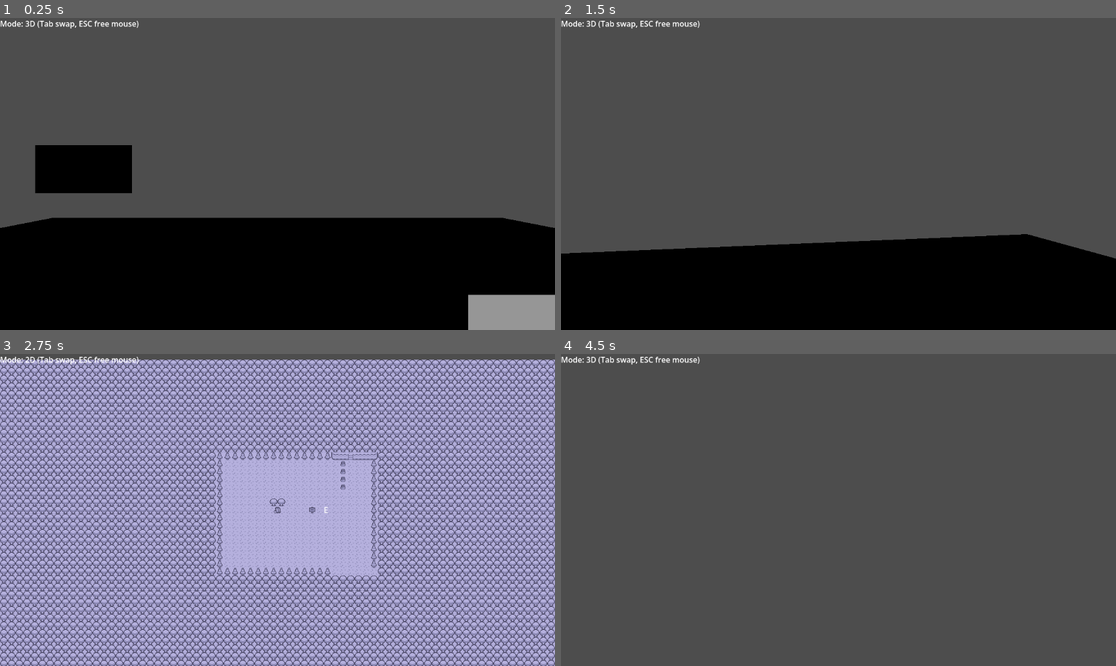
Above: before the commit, frames 1-4 (two rows, left to right).
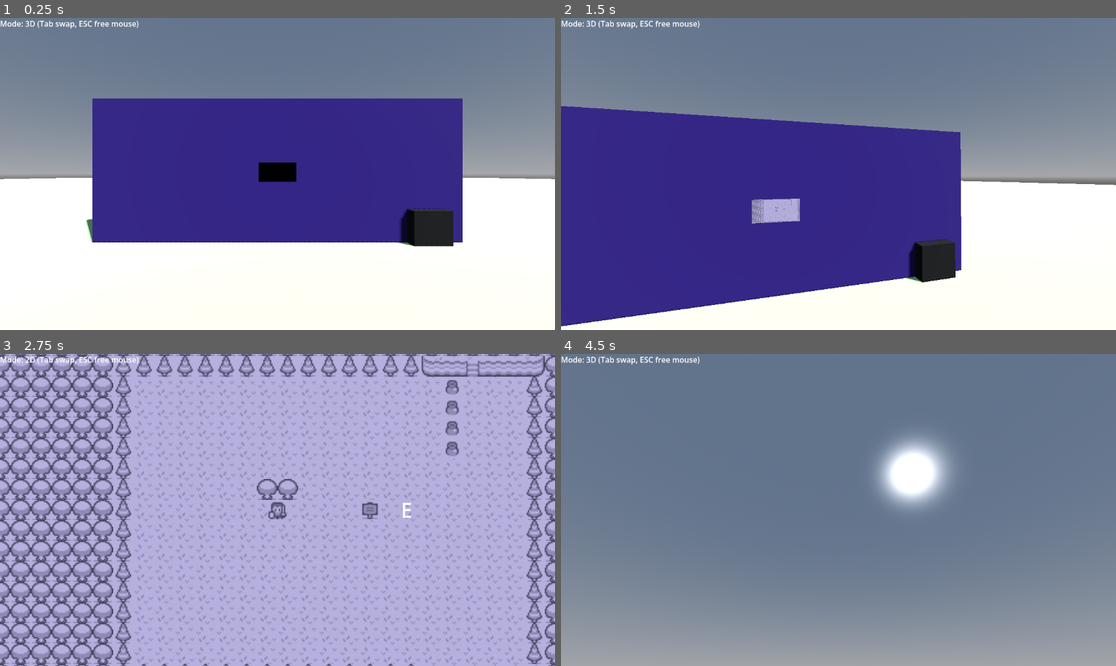
Above: after the commit, the same moments.

Repository: rpeky/Game-Engine-Demo-Presentation-
Game: Godot game, scene res://Root.tscn
The game is run twice, just before and just after one commit, with the same random seed, the same clock (stepped at 60 frames per second) and the same inputs.
Inputs (mouse positions are in pixels of both pictures, inside the frame that each line leads up to):
- Up to frame 1 (0.25 s): no input
- Up to frame 2 (1.5 s): tap Enter at 0.5 s; move the mouse to (866, 174) at 0.52 s; hold Up (move_fwd) 0.53-1.28 s; hold E (interact) 0.53-1.28 s; tap Space (jump) at 0.77, 1.25 s; tap Tab (toggle) at 0.8, 1.35 s; move the mouse to (727, 189) at 1.27 s; hold Down (move_back) from 1.28 s (still down); click (727, 189) at 1.42 s
- Up to frame 3 (2.75 s): tap Space (jump) at 1.52 s; tap E (interact) at 1.55 s; move the mouse to (288, 503) at 2.02 s; release Down (move_back) at 2.03 s; hold Up (move_fwd) from 2.03 s (still down); hold E (interact) from 2.03 s (still down); tap Tab (toggle) at 2.3 s
- Up to frame 4 (4.5 s): tap Enter at 2.75 s; move the mouse to (810, 572) at 2.77 s; release E (interact) at 2.78 s; tap Tab (toggle) at 2.85, 3.8, 4.35 s; click (810, 572) at 2.92 s; tap Space (jump) at 3.02, 3.77, 4.25 s; tap E (interact) at 3.05 s; move the mouse to (877, 513) at 3.52 s; hold E (interact) 3.53-4.28 s; move the mouse to (672, 463) at 4.27 s; release Up (move_fwd) at 4.28 s; hold Left (move_left) from 4.28 s (still down); click (672, 463) at 4.42 s

The runs differ from the first frame. In frame 1, 100% of the frame differs, in the area x 0-100%, y 0-100%; in frame 2, 100%; in frame 3, 54%; in frame 4, 100%.

Commit message:
for presentation, left with updating documentation

Diff:
--- a/2Dview.tscn
+++ b/2Dview.tscn
@@ -218,7 +218,7 @@
 [node name="Somewall" type="StaticBody2D" parent="Obstacle" unique_id=648393832]
 
 [node name="CollisionShape2D" type="CollisionShape2D" parent="Obstacle/Somewall" unique_id=400095031]
-position = Vector2(22, -120)
+position = Vector2(16, -40)
 shape = SubResource("RectangleShape2D_sexlq")
 
 [node name="Somewall2" type="StaticBody2D" parent="Obstacle" unique_id=1354168989]
--- a/3Dview.tscn
+++ b/3Dview.tscn
@@ -2,27 +2,59 @@
 
 [ext_resource type="Script" uid="uid://d275aa1ys7l3r" path="res://scripts/character.gd" id="1_1ehhs"]
 [ext_resource type="Script" uid="uid://cd4cfh71wrqhv" path="res://scripts/togglescript.gd" id="2_xsyhy"]
+
+[sub_resource type="ProceduralSkyMaterial" id="ProceduralSkyMaterial_1ehhs"]
+
+[sub_resource type="Sky" id="Sky_xsyhy"]
+sky_material = SubResource("ProceduralSkyMaterial_1ehhs")
+
+[sub_resource type="Environment" id="Environment_xvw5a"]
+background_mode = 2
+sky = SubResource("Sky_xsyhy")
+ambient_light_source = 3
+ambient_light_energy = 1.3
 
 [sub_resource type="CapsuleShape3D" id="CapsuleShape3D_v6fje"]
 radius = 0.4
 height = 1.5
 
 [sub_resource type="BoxMesh" id="BoxMesh_1k5vq"]
-size = Vector3(20, 1, 20)
+size = Vector3(200, 1, 200)
+
+[sub_resource type="StandardMaterial3D" id="StandardMaterial3D_1ehhs"]
+albedo_color = Color(0.6901961, 0.92156863, 0.5921569, 1)
 
 [sub_resource type="BoxShape3D" id="BoxShape3D_1ehhs"]
-size = Vector3(20, 1, 20)
+size = Vector3(200, 1, 200)
 
 [sub_resource type="BoxMesh" id="BoxMesh_xsyhy"]
+size = Vector3(10, 5, 1)
+
+[sub_resource type="StandardMaterial3D" id="StandardMaterial3D_xsyhy"]
+albedo_color = Color(0.14117648, 0.06666667, 0.39215687, 1)
 
 [sub_resource type="BoxShape3D" id="BoxShape3D_xvw5a"]
+size = Vector3(10, 5, 1)
+
+[sub_resource type="BoxMesh" id="BoxMesh_1ehhs"]
+
+[sub_resource type="ORMMaterial3D" id="ORMMaterial3D_xsyhy"]
+albedo_color = Color(0, 0, 0, 1)
+
+[sub_resource type="BoxShape3D" id="BoxShape3D_i1wse"]
 
 [sub_resource type="PlaneMesh" id="PlaneMesh_i1wse"]
 size = Vector2(1, 0.5)
 
 [node name="3Dview" type="Node3D" unique_id=1894227377]
 
+[node name="WorldEnvironment" type="WorldEnvironment" parent="." unique_id=1284179925]
+environment = SubResource("Environment_xvw5a")
+
 [node name="DirectionalLight3D" type="DirectionalLight3D" parent="." unique_id=67763184]
+transform = Transform3D(0.70710677, -0.49999997, 0.49999997, 0, 0.70710677, 0.70710677, -0.70710677, -0.49999997, 0.49999997, 0, 5, 5)
+light_energy = 1.5
+shadow_enabled = true
 
 [node name="Character" type="CharacterBody3D" parent="." unique_id=1670697758]
 floor_snap_length = 0.2
@@ -43,7 +75,9 @@
 transform = Transform3D(1, 0, 0, 0, 1, 0, 0, 0, 1, 0, -0.5, 0)
 
 [node name="MeshInstance3D" type="MeshInstance3D" parent="Floor" unique_id=897937677]
+transform = Transform3D(1, 0, 0, 0, 1, 0, 0, 0, 1, 0.004, 0.099999994, -0.022)
 mesh = SubResource("BoxMesh_1k5vq")
+surface_material_override/0 = SubResource("StandardMaterial3D_1ehhs")
 
 [node name="CollisionShape3D" type="CollisionShape3D" parent="Floor" unique_id=1235714434]
 shape = SubResource("BoxShape3D_1ehhs")
@@ -51,15 +85,27 @@
 [node name="Somebox" type="StaticBody3D" parent="." unique_id=1957197374]
 
 [node name="MeshInstance3D" type="MeshInstance3D" parent="Somebox" unique_id=1317722020]
-transform = Transform3D(1, 0, 0, 0, 1, 0, 0, 0, 1, 2, 0.5, -3)
+transform = Transform3D(1, 0, 0, 0, 1, 0, 0, 0, 1, 0, 1.5, -6)
 mesh = SubResource("BoxMesh_xsyhy")
+surface_material_override/0 = SubResource("StandardMaterial3D_xsyhy")
 
 [node name="CollisionShape3D" type="CollisionShape3D" parent="Somebox" unique_id=1291672776]
+transform = Transform3D(1, 0, 0, 0, 1, 0, 0, 0, 1, 0, 1.5, -6)
 shape = SubResource("BoxShape3D_xvw5a")
 
 [node name="togglescript" type="Node" parent="Somebox" unique_id=1661002212]
 script = ExtResource("2_xsyhy")
 
+[node name="otherbox" type="StaticBody3D" parent="." unique_id=1467834727]
+transform = Transform3D(1, 0, 0, 0, 1, 0, 0, 0, 1, 4, 0.5, -5.7)
+
+[node name="MeshInstance3D" type="MeshInstance3D" parent="otherbox" unique_id=310442228]
+mesh = SubResource("BoxMesh_1ehhs")
+surface_material_override/0 = SubResource("ORMMaterial3D_xsyhy")
+
+[node name="CollisionShape3D" type="CollisionShape3D" parent="otherbox" unique_id=1323396729]
+shape = SubResource("BoxShape3D_i1wse")
+
 [node name="2Dviewport" type="MeshInstance3D" parent="." unique_id=575190932]
-transform = Transform3D(1, 0, 0, 0, -4.371139e-08, -1, 0, 1, -4.371139e-08, -2, 2, -3)
+transform = Transform3D(1, 0, 0, 0, -4.371139e-08, -1, 0, 1, -4.371139e-08, 0, 2, -5.4)
 mesh = SubResource("PlaneMesh_i1wse")
--- a/Root.tscn
+++ b/Root.tscn
@@ -41,6 +41,8 @@
 [node name="VP2D" type="SubViewport" parent="View2D" unique_id=1113607947]
 handle_input_locally = false
 size = Vector2i(1152, 648)
+size_2d_override = Vector2i(432, 243)
+size_2d_override_stretch = true
 render_target_update_mode = 4
 
 [node name="2Dview" parent="View2D/VP2D" unique_id=1616084592 instance=ExtResource("2_170dk")]
@@ -48,6 +50,7 @@
 [node name="CanvasLayer" type="CanvasLayer" parent="." unique_id=1233890163]
 
 [node name="overlay3Din2D" type="TextureRect" parent="CanvasLayer" unique_id=777398832]
+visible = false
 anchors_preset = 15
 anchor_right = 1.0
 anchor_bottom = 1.0
--- a/scripts/character.gd
+++ b/scripts/character.gd
@@ -79,16 +79,25 @@
 
 func try_interact():
 	if not ray.is_colliding():
+		print("RayCast: not colliding")
 		return
 
 	var collider := ray.get_collider()
 	if collider == null:
+		print("RayCast: collider is null")
 		return
 
 	var n := collider as Node
-	if n == null:
+	print("RayCast hit:", n.name)
+
+	# Look for a child node literally named "togglescript"
+	var marker := n.get_node_or_null("togglescript")
+	if marker == null:
+		print("No child named 'togglescript' under:", n.name)
 		return
 
-	var marker := n.get_node_or_null("togglescript")
-	if marker != null and marker.has_method("interact"):
+	if marker.has_method("interact"):
 		marker.call("interact")
+		print("called interact() on togglescript")
+	else:
+		print("'togglescript' has no interact()")
--- a/scripts/interactivescript2d.gd
+++ b/scripts/interactivescript2d.gd
@@ -4,4 +4,8 @@
 
 func interact():
 	toggled = !toggled
-	print("NPC interacted! toggled=", toggled)
+	print("Sanity check: toggled=", toggled)
+
+	var root := get_tree().root.get_node_or_null("RootNode")
+	if root and root.has_method("set_toggle2d_state"):
+		root.set_toggle2d_state(toggled)
--- a/scripts/root.gd
+++ b/scripts/root.gd
@@ -2,6 +2,8 @@
 
 enum Mode { MODE_3D, MODE_2D }
 var mode: Mode = Mode.MODE_3D
+
+var toggle2d_state := false
 
 @onready var view3d: SubViewportContainer = $View3D
 @onready var view2d: SubViewportContainer = $View2D
@@ -17,6 +19,9 @@
 
 @onready var mode_label: Label = $CanvasLayer/State
 
+@onready var otherbox_mesh: MeshInstance3D = $"View3D/VP3D/3Dview/otherbox/MeshInstance3D"
+
+
 func _ready():
 	_sync_viewport_sizes()
 	get_viewport().size_changed.connect(_sync_viewport_sizes)
@@ -26,6 +31,7 @@
 
 	_force_current_cameras()
 	apply_2d_view_to_3d_screen()
+	_update_otherbox_color()
 
 	set_mode(Mode.MODE_3D)
 
@@ -43,10 +49,11 @@
 
 # pass input to subviewport
 func _input(event):
-	if mode == Mode.MODE_3D:
-		vp3d.push_input(event, true)
-	else:
-		vp2d.push_input(event, true)
+	if event is InputEventMouseMotion or event is InputEventMouseButton:
+		if mode == Mode.MODE_3D:
+			vp3d.push_input(event, true)
+		else:
+			vp2d.push_input(event, true)
 
 func set_mode(new_mode: Mode) -> void:
 	mode = new_mode
@@ -105,26 +112,29 @@
 		return
 
 	# Tile coordinate under the player
+	# needed some help here to figure out the correct tile to use
 	var cell: Vector2i = layer.local_to_map(layer.to_local(npc_area.global_position))
 	# Read current tile
 	var cur_source := layer.get_cell_source_id(cell)
 	var cur_atlas  := layer.get_cell_atlas_coords(cell)
 	var cur_alt    := layer.get_cell_alternative_tile(cell)
 
-	# Pick two atlas coords to toggle between (replace with real coords)
+
+	# swap between signage and gravestone
 	var A := Vector2i(15, 3)
 	var B := Vector2i(16, 3)
 
-	# If empty, you must choose a valid source_id (usually 0)
+	# fallback
 	if cur_source == -1:
 		cur_source = 0
 		cur_atlas = A
 		cur_alt = 0
 
 	var new_atlas := B if cur_atlas == A else A
-	layer.set_cell(cell, cur_source, new_atlas, 0)
+	const SRC := 0
+	layer.set_cell(cell, SRC, new_atlas, 0)
 
-	# Optional: still call your interact script
+	# sancheck
 	var script_node := npc_area.get_node_or_null("interactivescript")
 	if script_node and script_node.has_method("interact"):
 		script_node.interact()
@@ -133,3 +143,40 @@
 	var s := get_viewport().get_visible_rect().size
 	vp3d.size = Vector2i(int(s.x), int(s.y))
 	vp2d.size = Vector2i(int(s.x), int(s.y))
+
+# To store the toggle state in the 2d world
+func set_toggle2d_state(v: bool) -> void:
+	toggle2d_state = v
+	_update_otherbox_color()
+
+# To change the colour in the 3d world
+func _update_otherbox_color() -> void:
+	if otherbox_mesh == null:
+		push_warning("Otherbox mesh not found. Check path/name.")
+		return
+
+	if otherbox_mesh.material_override == null:
+		otherbox_mesh.material_override = StandardMaterial3D.new()
+
+	var mat := otherbox_mesh.material_override as StandardMaterial3D
+	mat.albedo_color = Color(1, 1, 1) if toggle2d_state else Color(0, 0, 0)
+
+# to flip the tile in the 2d world
+# some consts to make it easier
+const SRC := 0
+const TILE_A := Vector2i(15, 3) # signage
+const TILE_B := Vector2i(16, 3) # gravestone
+const TARGET_CELL := Vector2i(4, -1)
+
+func flip_2d_tile_at_target():
+	var layer: TileMapLayer = $"View2D/VP2D/2Dview/TileMapLayer"
+	if layer == null:
+		push_warning("TileMapLayer not found at View2D/VP2D/2Dview/TileMapLayer")
+		return
+
+	var atl := layer.get_cell_atlas_coords(TARGET_CELL)
+	var new_atl := TILE_B if atl == TILE_A else TILE_A
+	layer.set_cell(TARGET_CELL, SRC, new_atl, 0)
+
+func flip_2d_tile_under_2d_player():
+	flip_2d_tile_at_target()
--- a/scripts/togglescript.gd
+++ b/scripts/togglescript.gd
@@ -1,12 +1,24 @@
 extends Node
+
+@export var flip_2d_tile := true
+@export var sync_toggle_state := true
 
 var toggled := false
 
 func interact():
 	toggled = !toggled
-	var mesh := get_parent().get_node("MeshInstance3D") as MeshInstance3D
-	if mesh.material_override == null:
-		mesh.material_override = StandardMaterial3D.new()
 
-	var mat := mesh.material_override as StandardMaterial3D
-	mat.albedo_color = Color(0.2, 1.0, 0.2) if toggled else Color(1.0, 0.2, 0.2)
+	var root := get_tree().current_scene
+	if root == null:
+		push_warning("current_scene is null")
+		return
+
+	if sync_toggle_state and root.has_method("set_toggle2d_state"):
+		root.call("set_toggle2d_state", toggled)
+	else:
+		print("Root missing set_toggle2d_state")
+
+	if flip_2d_tile and root.has_method("flip_2d_tile_under_2d_player"):
+		root.call("flip_2d_tile_under_2d_player")
+	else:
+		print("Root missing flip_2d_tile_under_2d_player")
